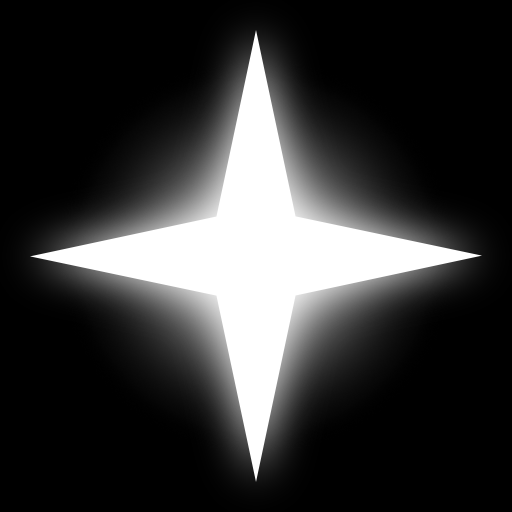
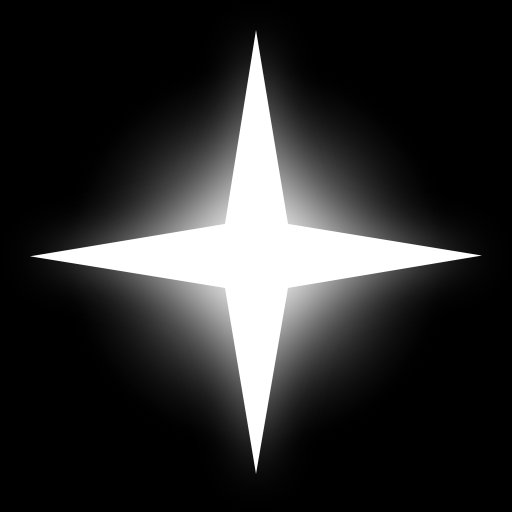
The second 512px x 512px image is a revision of the first. Changes to its layers:
painted on "Gradient Fill 1" over left=58, top=58, right=455, bottom=455
"Polygon 2" (1st of 2): opacity 100% → 39% over left=13, top=13, right=499, bottom=499
painted on "Polygon 2" (2nd of 2) over left=30, top=30, right=482, bottom=482
